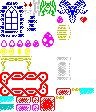
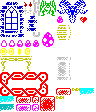
Layer changes from the first 96 × 112 image to the second:
painted on "Background" over [33, 32, 40, 37]
